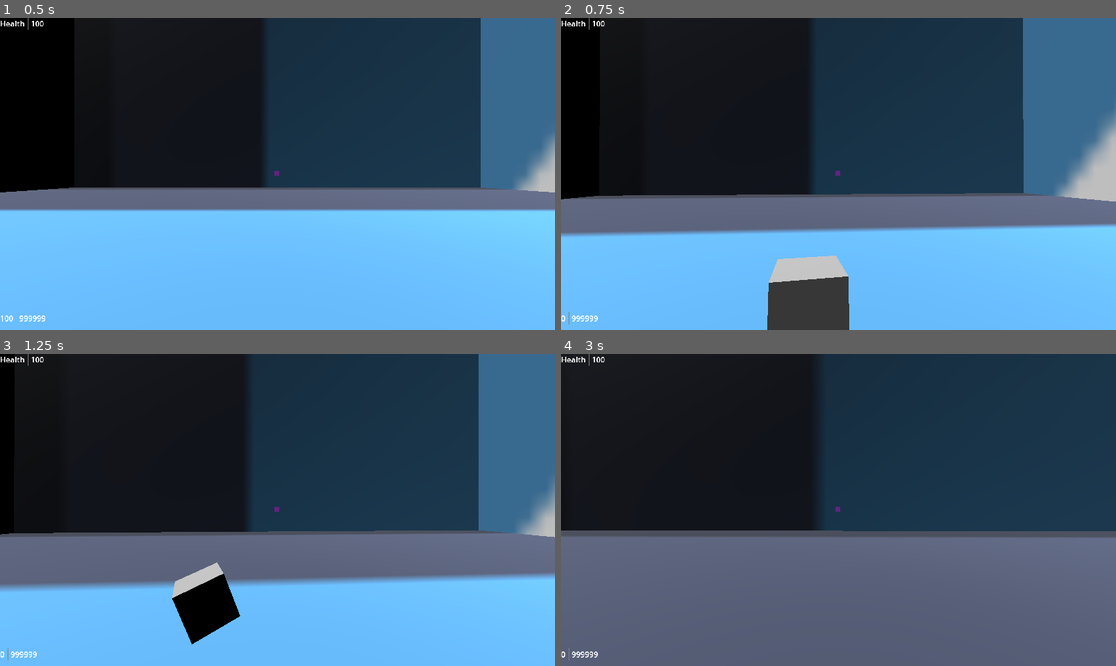
Above: before the commit, frames 1-4 (two rows, left to right).
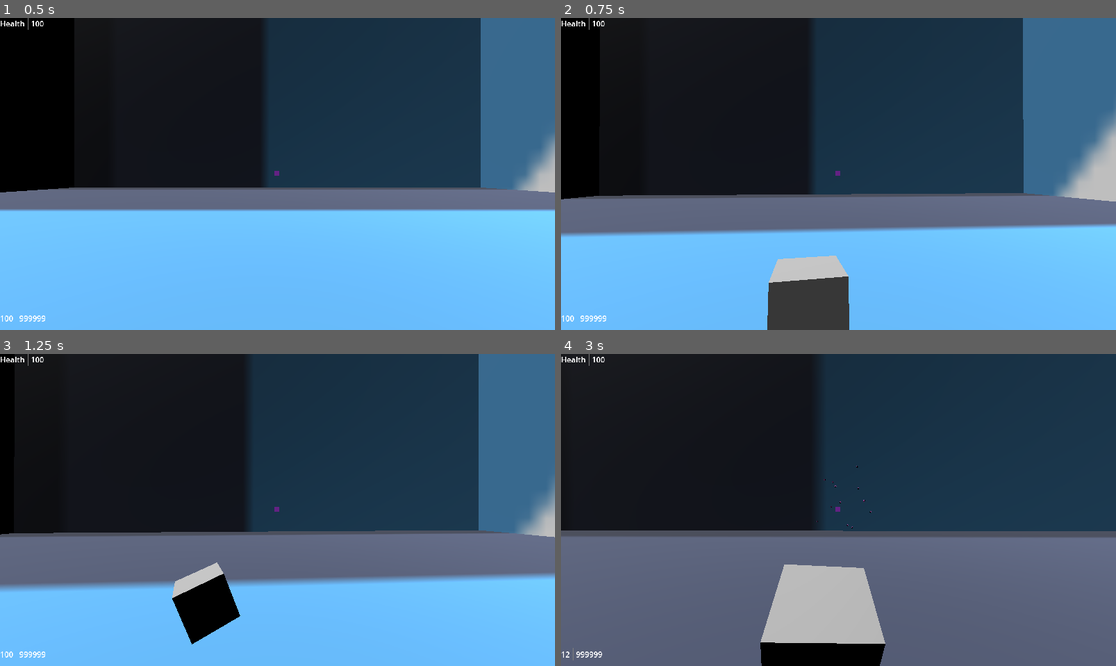
Above: after the commit, the same moments.

Repository: mabanana/FPS-Project-A
Game: Godot game, scene res://test_scene.tscn
Two runs of this game, one before a commit and one after it. Both use one fixed random seed, a clock stepped at 60 frames per second and the inputs below. The engine's default icon, where the game draws it, is replaced by a stand-in: a white triangle on a blue panel in a dark square.
Inputs (mouse positions are in pixels of both pictures, inside the frame that each line leads up to):
- Up to frame 1 (0.5 s): no input
- Up to frame 2 (0.75 s): tap Enter (ui_accept) at 0.5 s; move the mouse to (866, 174) at 0.52 s; hold Up (ui_up) from 0.53 s (still down); hold Q (drop_equip) from 0.53 s (still down)
- Up to frame 3 (1.25 s): keep holding Up (ui_up); keep holding Q (drop_equip); tap Enter (ui_accept) at 0.77 s
- Up to frame 4 (3 s): keep holding Up (ui_up); move the mouse to (810, 510) at 1.27 s; release Q (drop_equip) at 1.28 s; tap E (interact) at 1.35 s; tap Enter (ui_accept) at 1.52 s; move the mouse to (849, 503) at 2.02 s; press the mouse at (849, 503) at 2.03 s; move the mouse to (832, 516) at 2.77 s; release the mouse at (832, 516) at 2.78 s; tap Q (drop_equip) at 2.85 s

Frame 1 is identical in both runs. In frame 2, less than 0.1% of the frame differs, in the area x 0-9%, y 94-99%; in frame 3, less than 0.1%; in frame 4, 6.2%, in the area x 0-59%, y 35-100%.

Commit message:
Add more test guns to inventory

Diff:
--- a/test_scene.gd
+++ b/test_scene.gd
@@ -18,6 +18,8 @@
 	core_changed.connect(_on_core_changed)
 	# Set up initial state
 	core.inventory.guns.append(GunModel.new_with_full_ammo(1, GunModel.GunType.TEST_GUN_A))
+	core.inventory.guns.append(GunModel.new_with_full_ammo(1, GunModel.GunType.TEST_GUN_A))
+	core.inventory.guns.append(GunModel.new_with_full_ammo(1, GunModel.GunType.TEST_GUN_B))
 	initialize_test_scene_map()
 	# Emit initial state to all observers
 	core_changed.emit()
